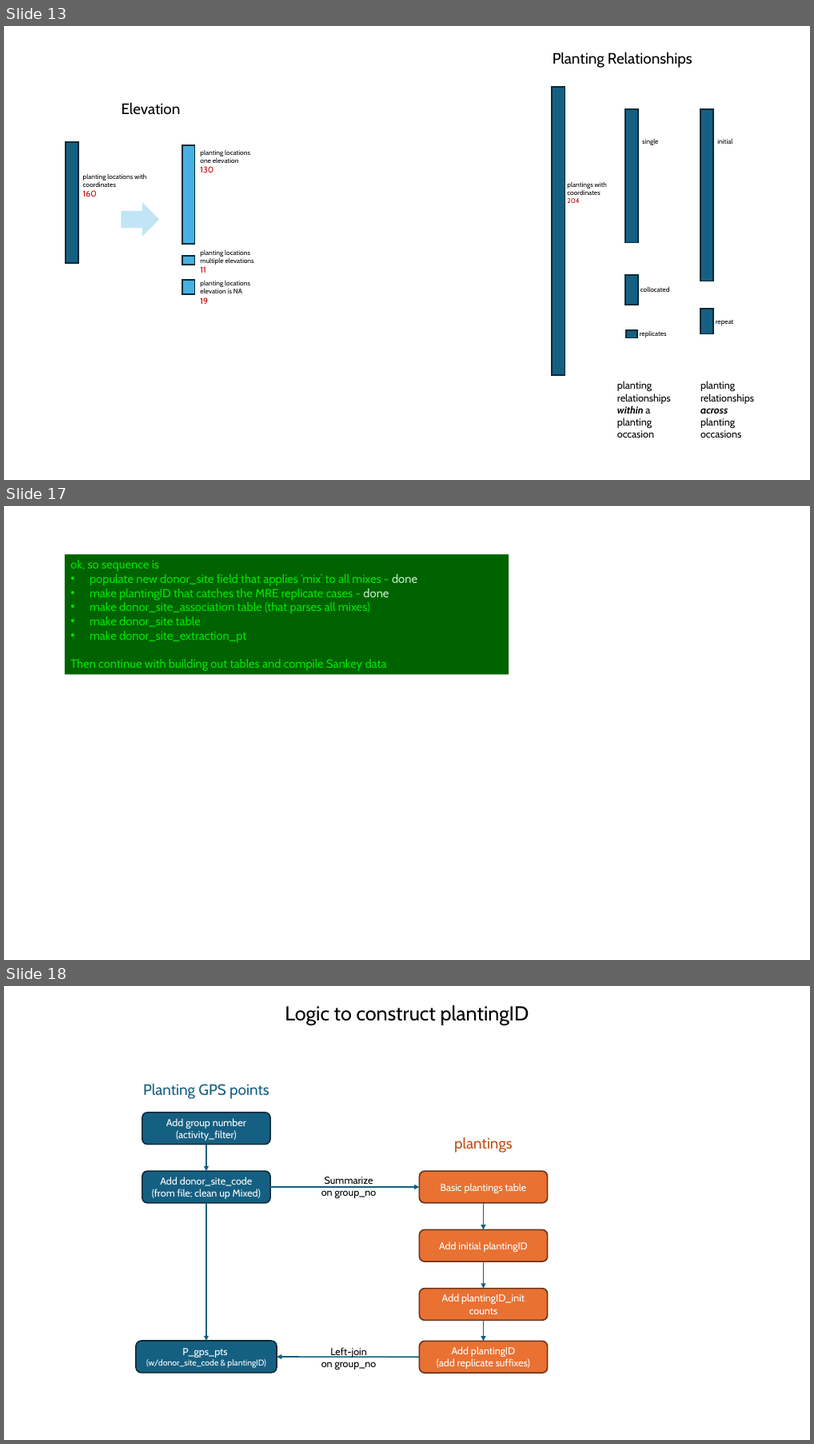
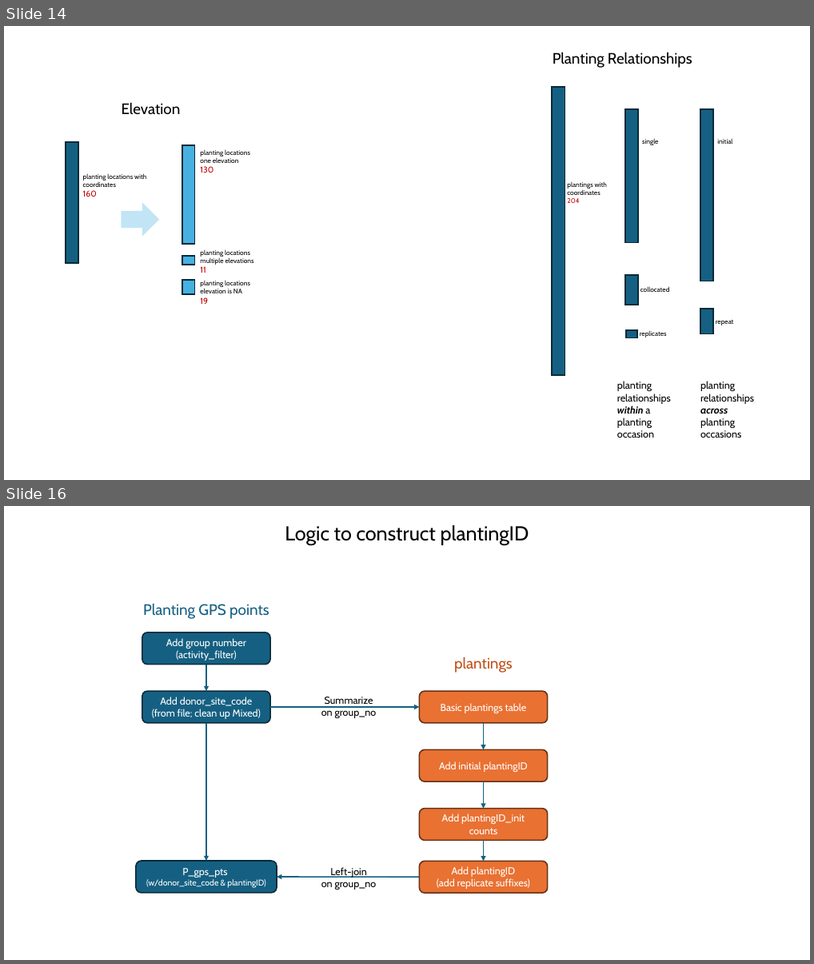
Before and after one commit to WA-Nearshore/seagrass-restoration-processing, a slide deck: docs/seagrass_restoration_storymap_notes.pptx. Shown one above the other, each under a label of ours: slides 13, 17 and 18 before the commit, slides 14 and 16 after it; the slides between them are not shown. The pictures are 814x1444 and 814x964 pixels, drawn with LibreOffice and Linux fonts; fonts in the diff are those of the drawing. Boxes give left, top, right and bottom in pixels: in the first picture for what was removed or moved away, otherwise in the second. Text is boxed around its words. In the diff, an @@ line names an element or a change of style, - is before the commit and + after.

Commit message:
Working in create donor tbls.

```diff
--- a/docs/seagrass_restoration_storymap_notes.pptx
+++ b/docs/seagrass_restoration_storymap_notes.pptx
@@ slide 17 removed at [4,506,810,960], background #FFFFFF @@
@@ rectangle removed at [65,554,509,675] @@
-ok, so sequence is
-• populate new donor_site field that applies ‘mix’ to all mixes - done
-• make plantingID that catches the MRE replicate cases - done
-• make donor_site_association table (that parses all mixes)
-• make donor_site table
-• make donor_site_extraction_pt
-Then continue with building out tables and compile Sankey data
@@ what was slide 13 is now slide 14 @@
@@ what was slide 18 is now slide 16 @@
```
Also in this commit, not shown: 2 slides changed, 4 slides added, 5 other slides removed, 1 other file.
